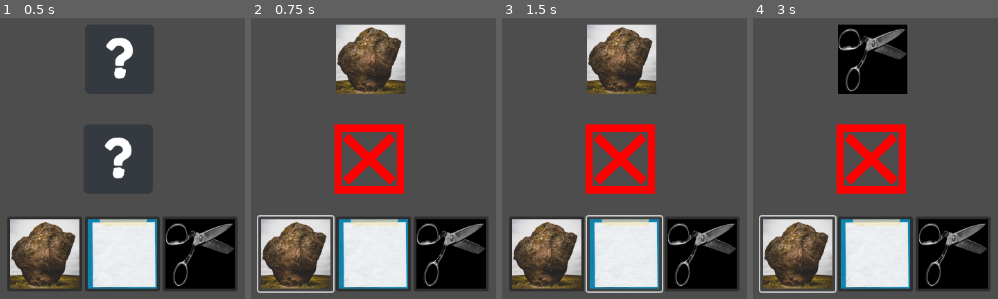
Above: before the commit, frames 1-4 (left to right).
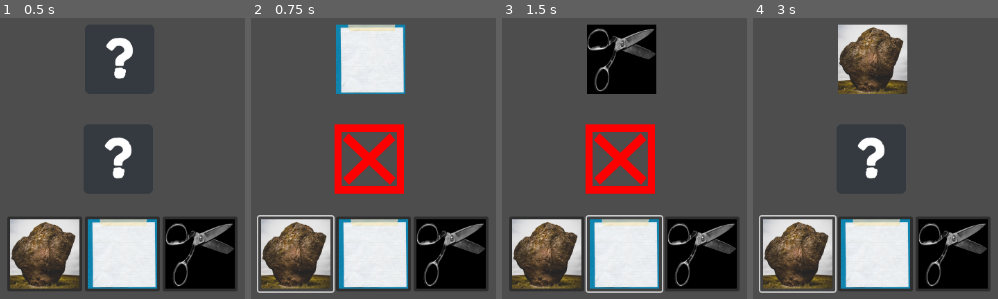
Above: after the commit, the same moments.

Repository: DrSpaniel/RockPaperChess
Game: Godot game, scene res://scenes/control.tscn
The game is run twice, just before and just after one commit, with the same random seed, the same clock (stepped at 60 frames per second) and the same inputs.
Inputs (mouse positions are in pixels of both pictures, inside the frame that each line leads up to):
- Up to frame 1 (0.5 s): no input
- Up to frame 2 (0.75 s): click (295, 254) at 0.5 s
- Up to frame 3 (1.5 s): click (624, 254) at 1.25 s
- Up to frame 4 (3 s): click (953, 254) at 2 s; click (797, 254) at 2.75 s

Frame 1 is identical in both runs. In frame 2, 6.4% of the frame differs, in the area x 34-64%, y 2-28%; in frame 3, 6.9%; in frame 4, 14%, in the area x 33-64%, y 2-63%.

Commit message:
RPS section DONE!
modulo is awesome. now to check out the chess part.

Diff:
--- a/RPCgodot2/scenes/control.gd
+++ b/RPCgodot2/scenes/control.gd
@@ -3,26 +3,28 @@
 
 
 func _on_rock_button_down() -> void:
-	var rand = (randi() % 3)
-	print("hello")
+	gameDecision(0) #0 for rock, 1 for paper, 2 for scissors
 
-	$result.texture = load("res://images/wrong.png")
+func _on_scissors_button_down() -> void:
+	gameDecision(1)
 
-	if (rand == 0):
-		print("rock!")
-		$opponent.texture = load("res://images/rock.png")
-	elif (rand == 1):
-		print("paper!")
-		$opponent.texture = load("res://images/paper.png")
-	elif (rand == 2):
-		print("scissors!")
-		$opponent.texture = load("res://images/scissors.png")
+func _on_paper_button_down() -> void:
+	gameDecision(2)
 
-
-
+func gameDecision(uChoice): #called on any 3 button presses, recieves user input, returns opponent's image, and result
+	return rules(uChoice, opponentGenerate())
 
 func rules(uInput, AiInput):	#this is the thing that decides who wins. takes opponent and user input, returns win or lose bool
-	{}
+	if (uInput == AiInput): #tie
+		$result.texture = load("res://images/question.png") #tie
+	else:
+		if((uInput+1)%3 == AiInput):
+			$result.texture = load("res://images/right.png")
+		else:
+			$result.texture = load("res://images/wrong.png")
 
 func opponentGenerate(): #when any 3 user buttons are pressed, call this and itll randomize the action and then change the image. returns AiInput
-	{}
+	var rand = (randi() % 3)
+	var imgDictionary = {0: "res://images/rock.png", 1: "res://images/scissors.png", 2: "res://images/paper.png"}
+	$opponent.texture = load(imgDictionary[rand])
+	return rand
--- a/RPCgodot2/scenes/control.tscn
+++ b/RPCgodot2/scenes/control.tscn
@@ -19,7 +19,7 @@
 layout_mode = 0
 offset_left = -169.0
 offset_top = 78.0
-offset_right = 337.0
+offset_right = 163.0
 offset_bottom = 186.0
 
 [node name="rock" type="Button" parent="BoxContainer"]
@@ -53,3 +53,5 @@
 [node name="Camera2D" type="Camera2D" parent="."]
 
 [connection signal="button_down" from="BoxContainer/rock" to="." method="_on_rock_button_down"]
+[connection signal="button_down" from="BoxContainer/paper" to="." method="_on_paper_button_down"]
+[connection signal="button_down" from="BoxContainer/scissors" to="." method="_on_scissors_button_down"]
